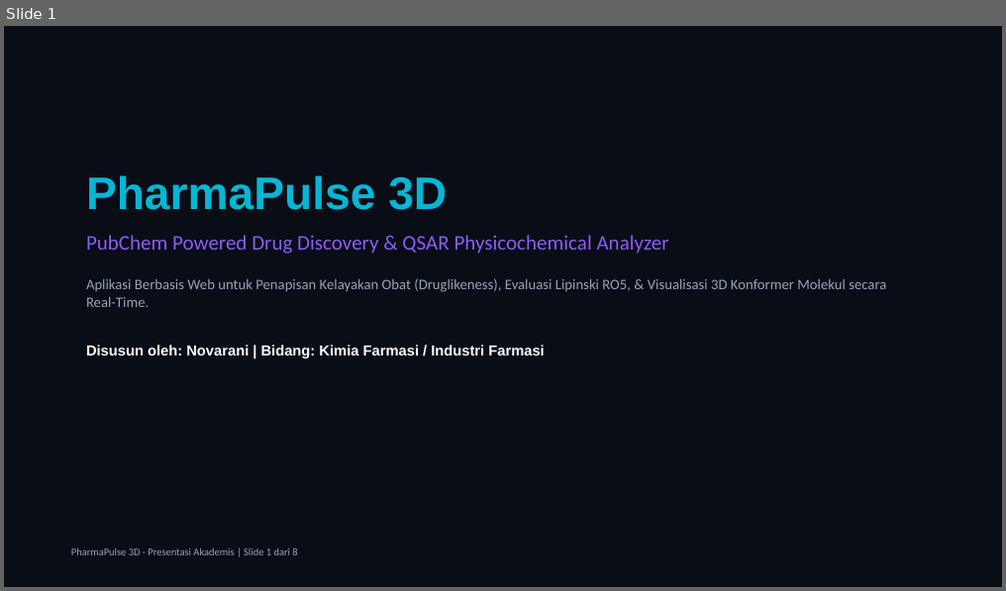
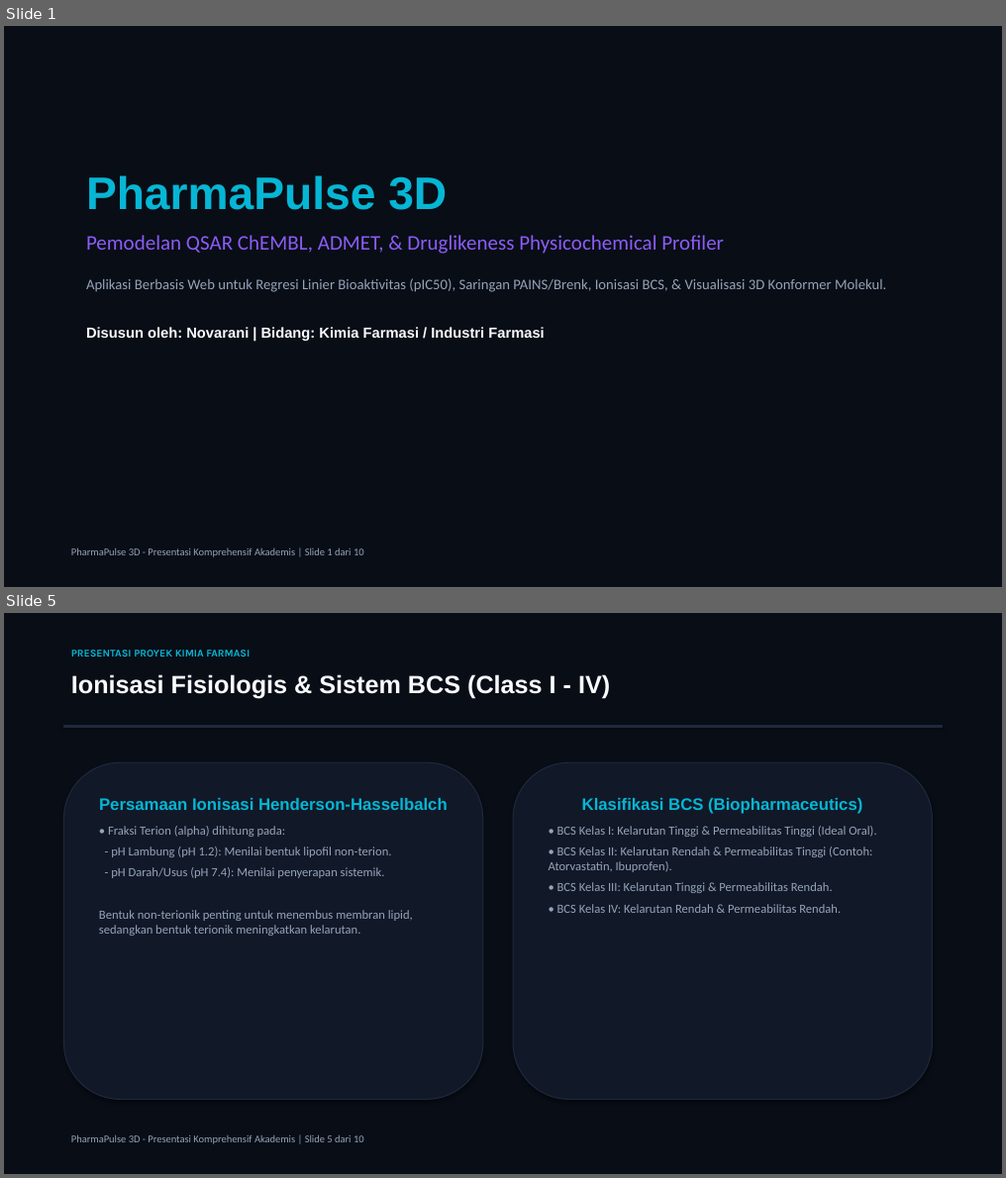
Before and after one commit to novarani1511/pharmapulse-3d, a slide deck: Presentasi_PharmaPulse_3D.pptx. Shown one above the other, each under a label of ours: slide 1 before the commit, slides 1 and 5 after it; the slides between them are not shown. The pictures are 1006x591 and 1006x1178 pixels, drawn with LibreOffice and Linux fonts; fonts in the diff are those of the drawing. Boxes give left, top, right and bottom in pixels: in the first picture for what was removed or moved away, otherwise in the second. Text is boxed around its words. In the diff, an @@ line names an element or a change of style, - is before the commit and + after.

Commit message:
Major Academic Upgrade: ChEMBL QSAR Modeling, SwissADME Radar, PAINS Alerts, BCS Ionization, & SwissADME Validation Table

```diff
--- a/Presentasi_PharmaPulse_3D.pptx
+++ b/Presentasi_PharmaPulse_3D.pptx
@@ slide 5 added at box(4, 613, 1002, 1174), background #090D16 @@
@@ text added at box(71, 650, 250, 657), 10 pt, text #06B6D4, bold @@
+PRESENTASI PROYEK KIMIA FARMASI
@@ text added at box(71, 674, 610, 699), 24 pt, text #F8FAFC, bold @@
+Ionisasi Fisiologis & Sistem BCS (Class I - IV)
@@ rectangle added at box(63, 725, 943, 727), fill #1E293B, outline #1E293B 0.75 pt @@
@@ rounded rectangle added at box(63, 762, 483, 1100), fill #111827, outline #1E293B 1 pt, 12 pt, text #94A3B8 @@
+Persamaan Ionisasi Henderson-Hasselbalch
+• Fraksi Terion (alpha) dihitung pada:
+- pH Lambung (pH 1.2): Menilai bentuk lipofil non-terion.
+- pH Darah/Usus (pH 7.4): Menilai penyerapan sistemik.
+Bentuk non-terionik penting untuk menembus membran lipid, sedangkan bentuk terionik meningkatkan kelarutan.
@@ rounded rectangle added at box(513, 762, 933, 1100), fill #111827, outline #1E293B 1 pt, 12 pt, text #94A3B8 @@
+Klasifikasi BCS (Biopharmaceutics)
+• BCS Kelas I: Kelarutan Tinggi & Permeabilitas Tinggi (Ideal Oral).
+• BCS Kelas II: Kelarutan Rendah & Permeabilitas Tinggi (Contoh: Atorvastatin, Ibuprofen).
+• BCS Kelas III: Kelarutan Tinggi & Permeabilitas Rendah.
+• BCS Kelas IV: Kelarutan Rendah & Permeabilitas Rendah.
@@ text added at box(71, 1135, 364, 1145), 10 pt, text #94A3B8 @@
+PharmaPulse 3D - Presentasi Komprehensif Akademis | Slide 5 dari 10
@@ slide 1 changed as well @@
@@ text at box(86, 235, 886, 292): text changed @@
-PubChem Powered Drug Discovery & QSAR Physicochemical Analyzer
-Aplikasi Berbasis Web untuk Penapisan Kelayakan Obat (Druglikeness), Evaluasi Lipinski RO5, & Visualisasi 3D Konformer Molekul secara Real-Time.
+Pemodelan QSAR ChEMBL, ADMET, & Druglikeness Physicochemical Profiler
+Aplikasi Berbasis Web untuk Regresi Linier Bioaktivitas (pIC50), Saringan PAINS/Brenk, Ionisasi BCS, & Visualisasi 3D Konformer Molekul.
@@ text at box(71, 548, 364, 558): text changed @@
-PharmaPulse 3D - Presentasi Akademis | Slide 1 dari 8
+PharmaPulse 3D - Presentasi Komprehensif Akademis | Slide 1 dari 10
```
Also in this commit, not shown: 4 other slides changed, 4 other slides added, 3 slides removed, 5 other files.
